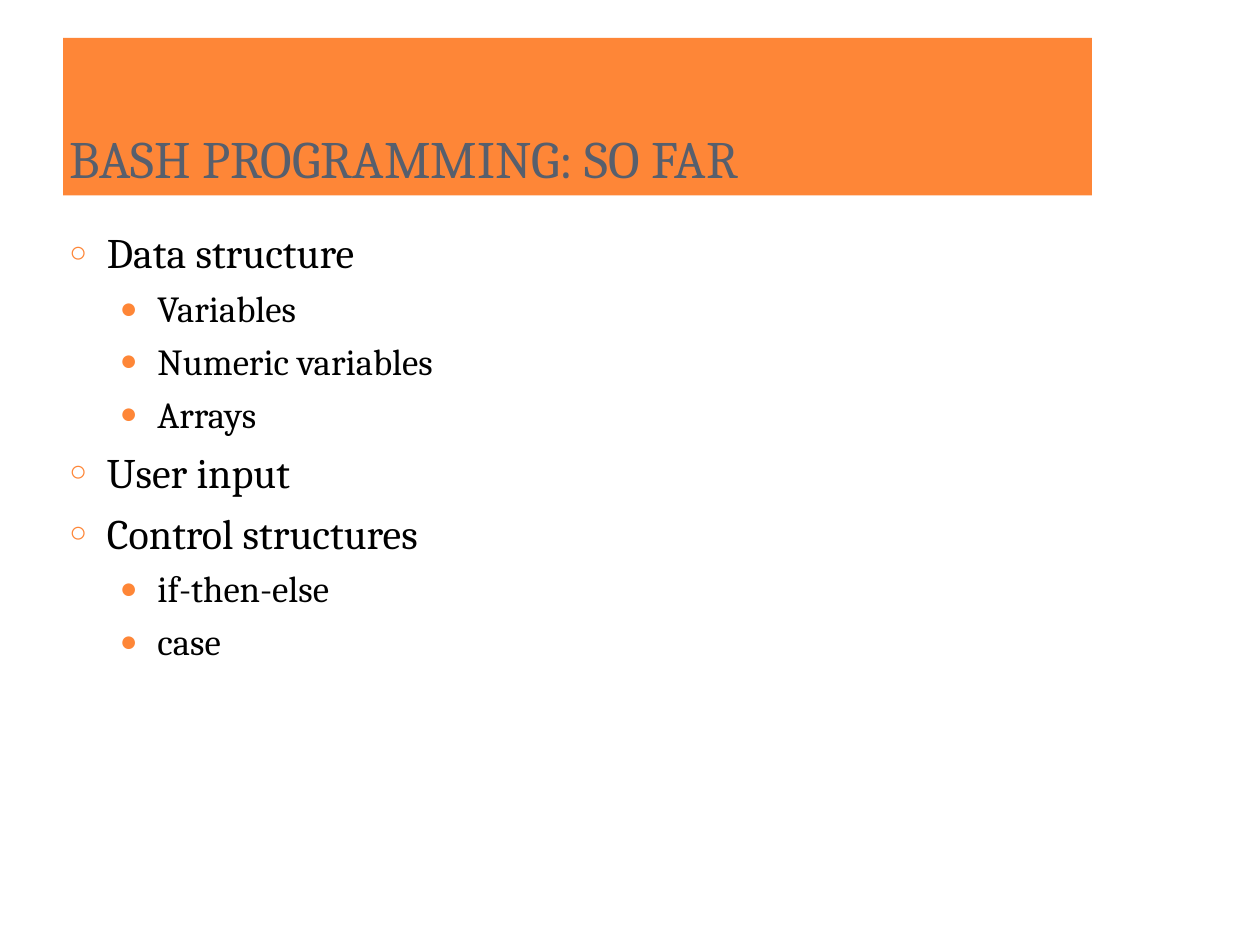
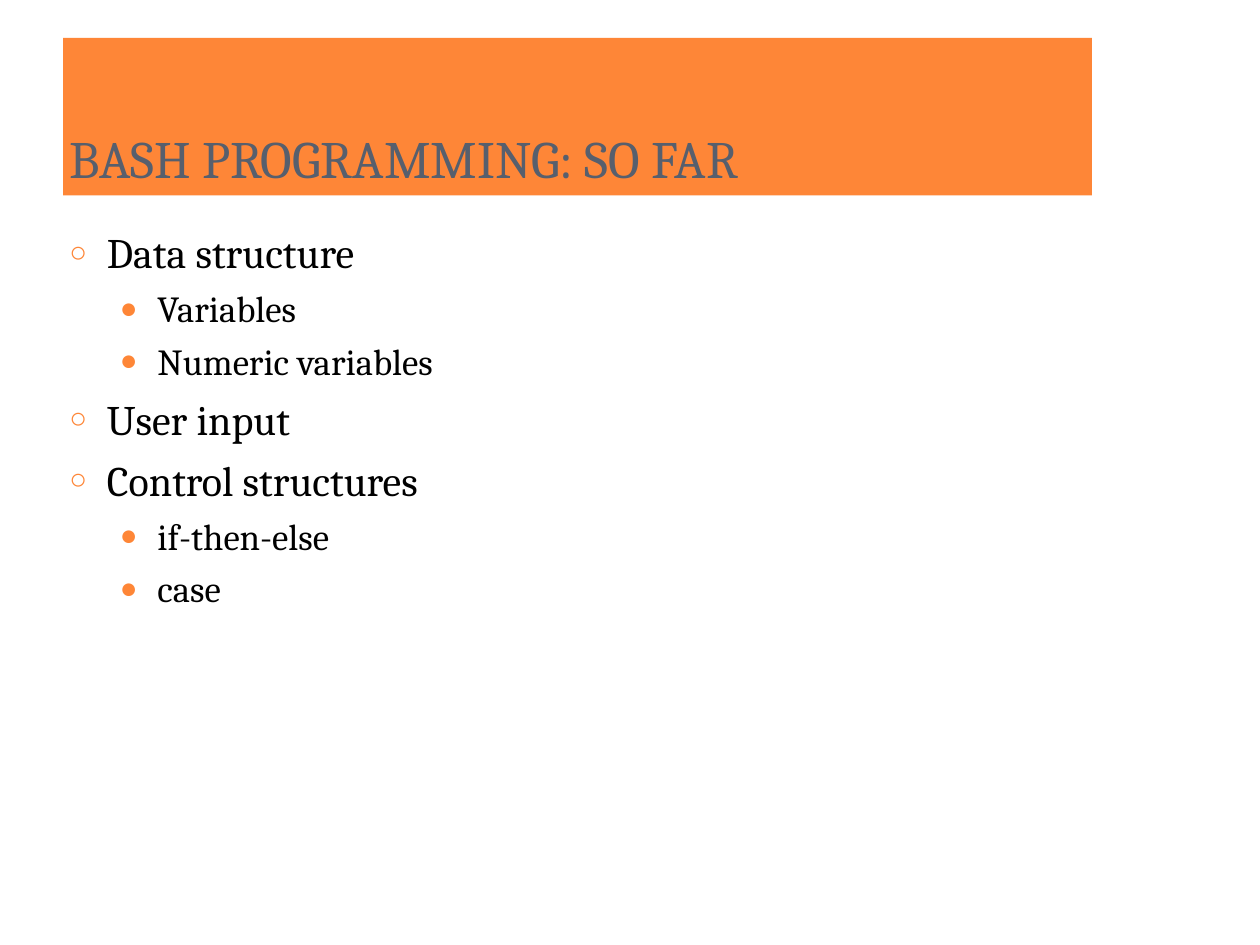
Before and after one commit to prkatta/dotraining, a slide deck: slide 28 of Session-19/Shell_Scripting.pptx. Drawn at 1260x945 pixels with LibreOffice and Linux fonts; fonts in the diff are those of the drawing. Boxes give left, top, right and bottom in pixels: in the first picture for what was removed or moved away, otherwise in the second. Text is boxed around its words. In the diff, an @@ line names an element or a change of style, - is before the commit and + after.

```diff
--- a/Session-19/Shell_Scripting.pptx
+++ b/Session-19/Shell_Scripting.pptx
@@ text at (157,403,256,436): paragraph removed @@
-  ● Arrays
```
Also in this commit, not shown: 2 other slides changed.
